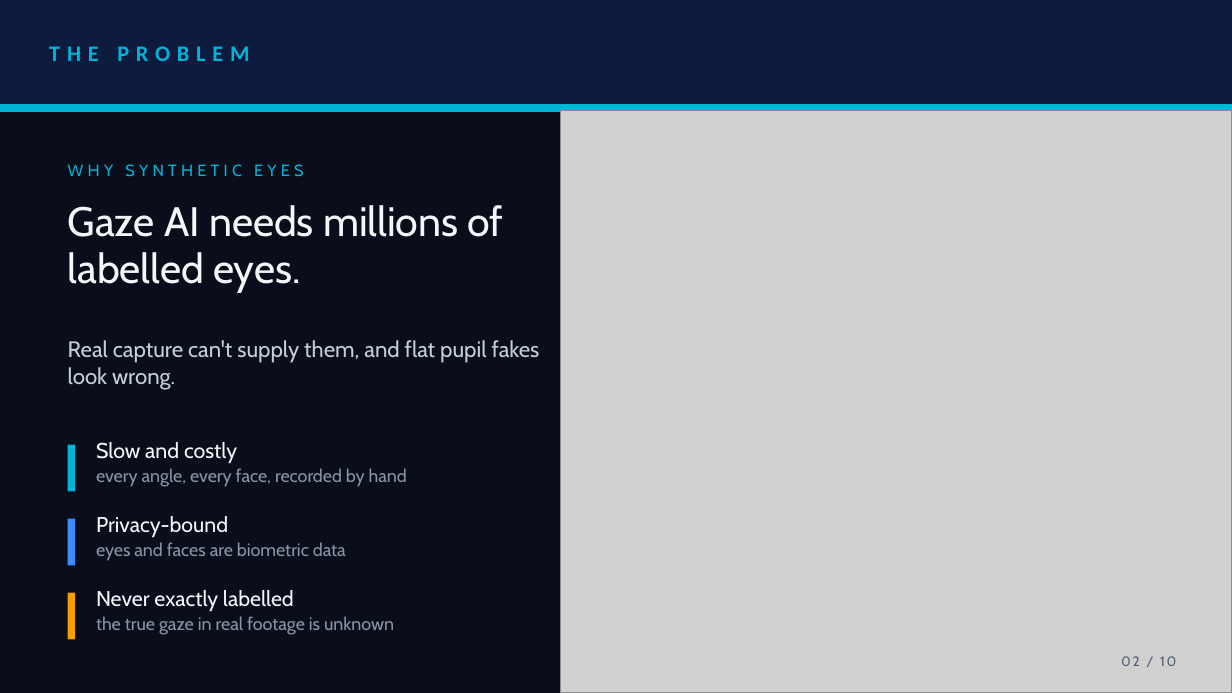
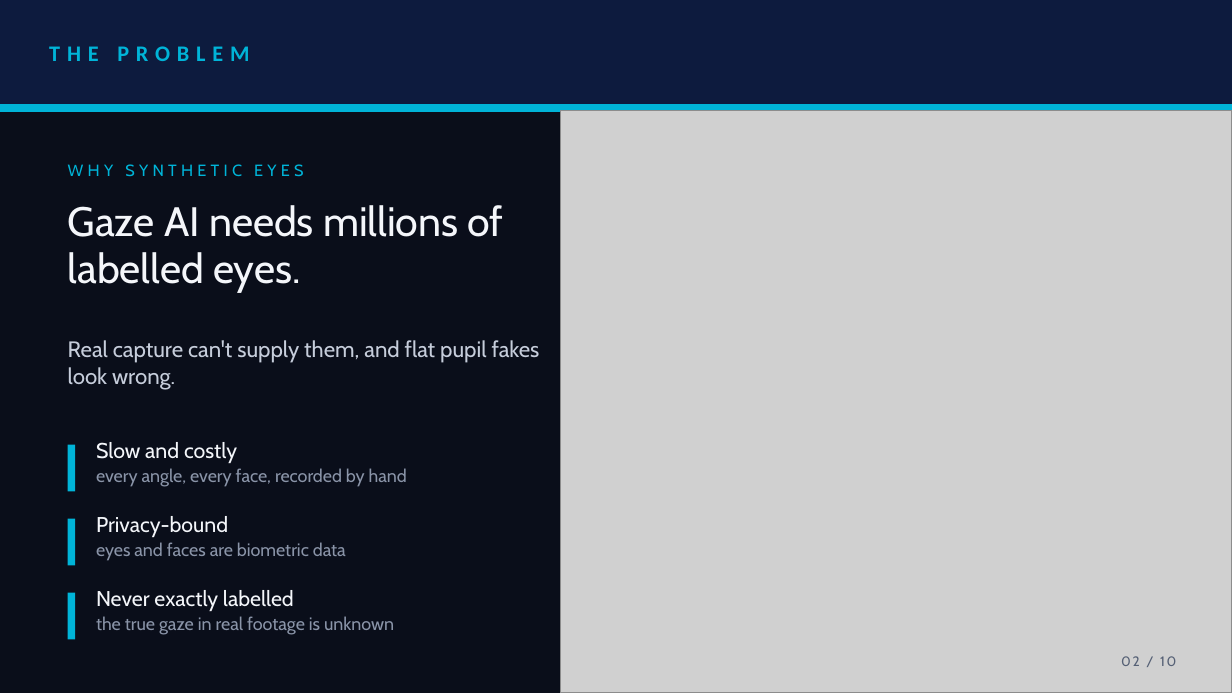
Before and after one commit to rocklef/xr-hackathon-track1, a slide deck: slide 2 of presentation/SRMIST_Rocklef.pptx. Drawn at 1232x693 pixels with LibreOffice and Linux fonts; fonts in the diff are those of the drawing; grey boxes stand for pictures. Boxes give left, top, right and bottom in pixels: in the first picture for what was removed or moved away, otherwise in the second. Text is boxed around its words. In the diff, an @@ line names an element or a change of style, - is before the commit and + after.

```diff
--- a/presentation/SRMIST_Rocklef.pptx
+++ b/presentation/SRMIST_Rocklef.pptx
@@ rectangle at (68,519,75,565): fill #3D8BFF to #00B4D8 @@
@@ rectangle at (68,593,75,639): fill #F5A000 to #00B4D8 @@
```
Also in this commit, not shown: 2 other slides changed, 1 other file.
